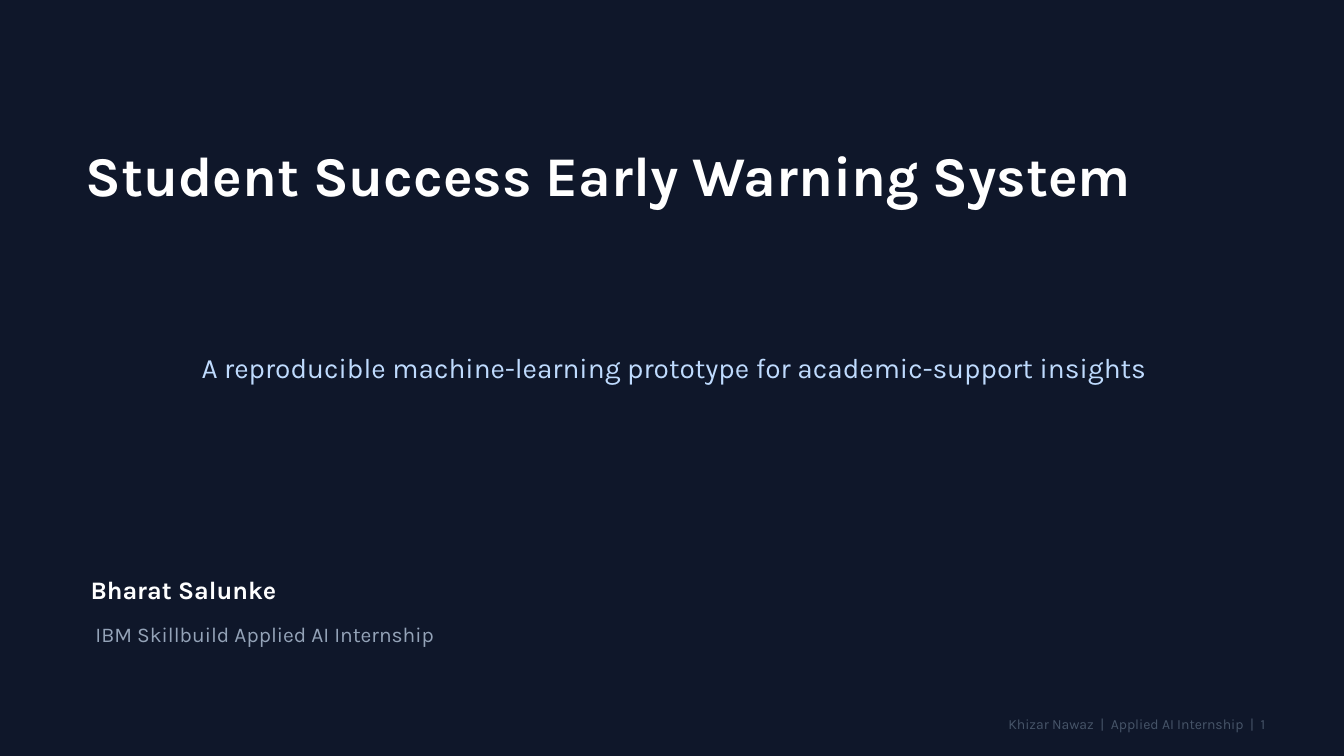
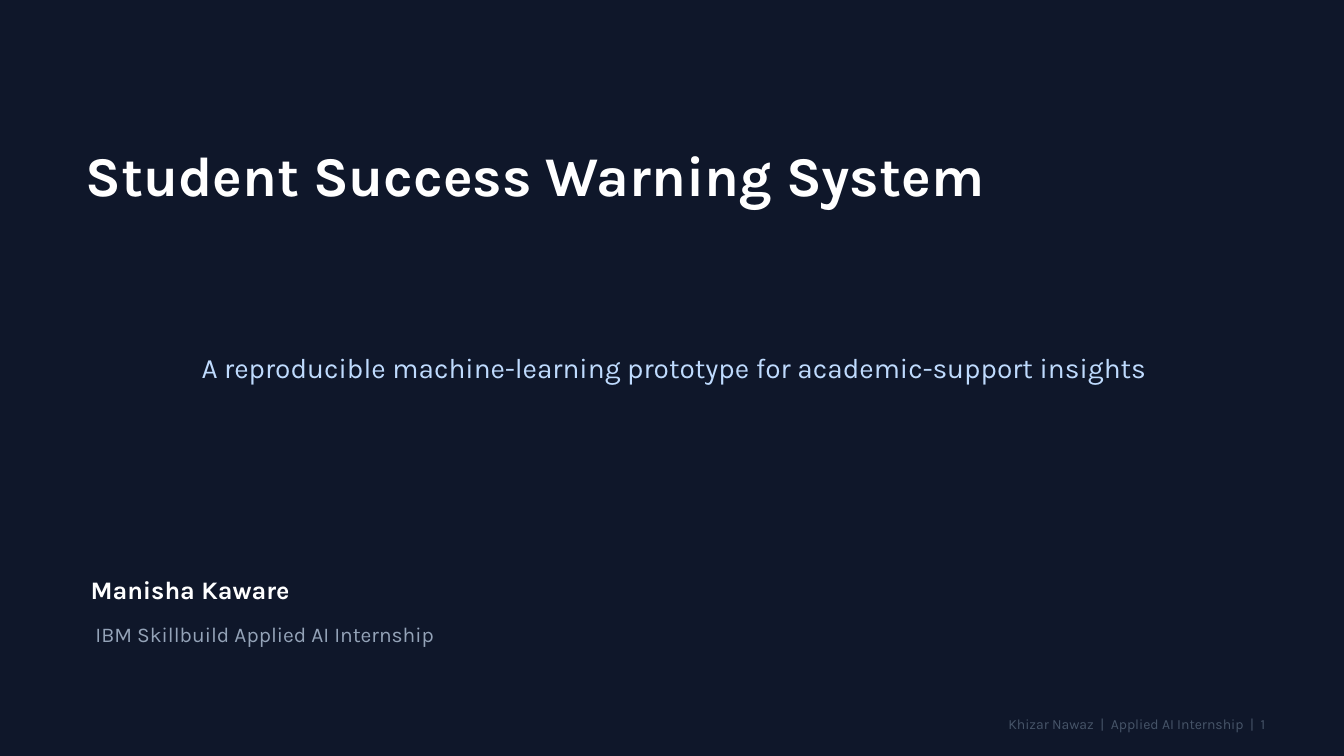
Before and after one commit to Manishakaware/student_success_warning_system, a slide deck: slide 1 of student_success_early_warning_system/student_success_warning_system.pptx. Drawn at 1344x756 pixels with LibreOffice and Linux fonts; fonts in the diff are those of the drawing. Boxes give left, top, right and bottom in pixels: in the first picture for what was removed or moved away, otherwise in the second. Text is boxed around its words. In the diff, an @@ line names an element or a change of style, - is before the commit and + after.

Commit message:
Initial commit

```diff
--- a/student_success_early_warning_system/student_success_warning_system.pptx
+++ b/student_success_early_warning_system/student_success_warning_system.pptx
@@ text at bbox=[85, 156, 984, 210]: text changed @@
-Student Success Early Warning System
+Student Success Warning System
@@ text at bbox=[91, 581, 289, 600]: text changed @@
-Bharat Salunke
+Manisha Kaware
```
